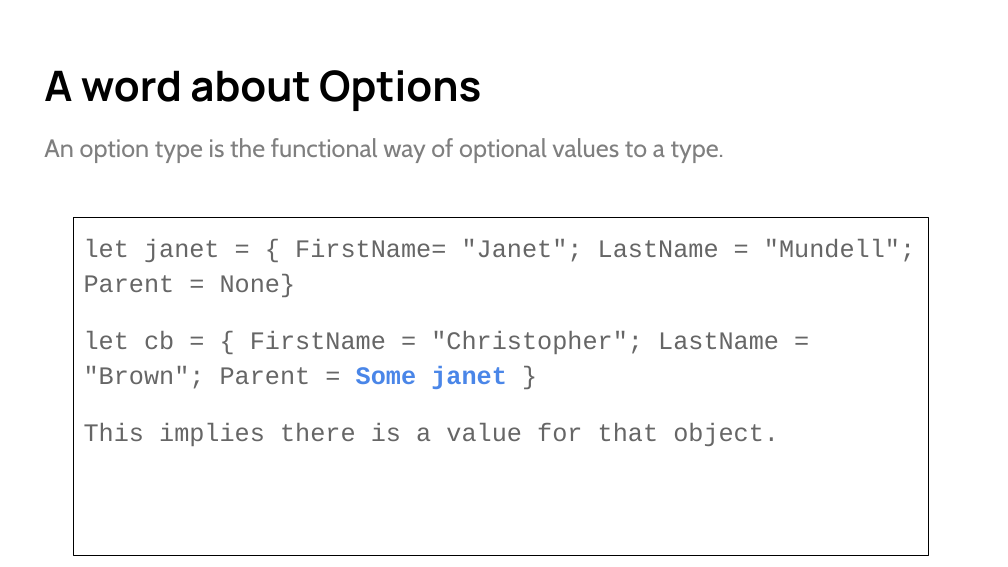
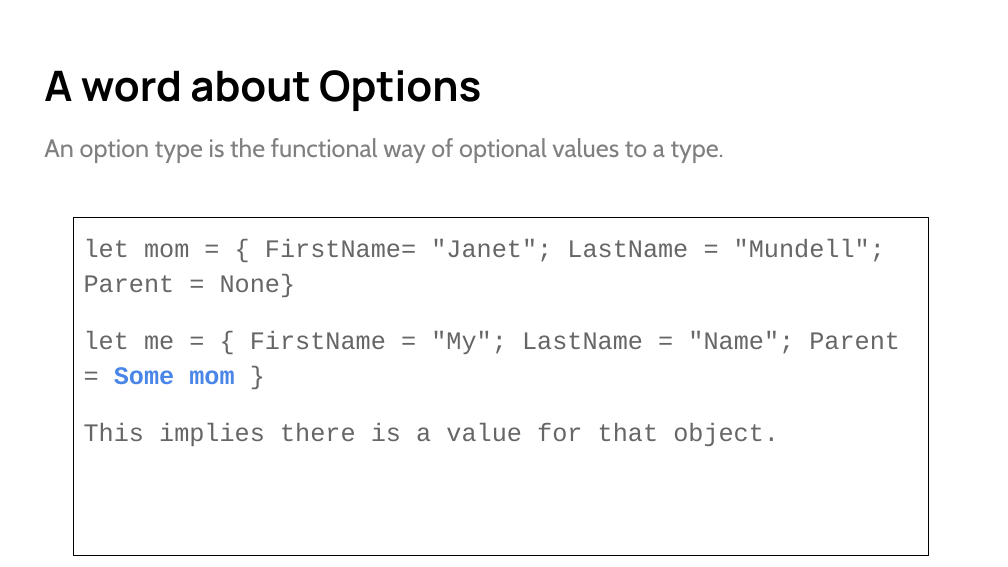
Before and after one commit to cmbrown1598/fsDemo, a slide deck: slide 46 of Intro to F# - Quick.pptx. Drawn at 1008x567 pixels with LibreOffice and Linux fonts; fonts in the diff are those of the drawing. Boxes give left, top, right and bottom in pixels: in the first picture for what was removed or moved away, otherwise in the second. Text is boxed around its words. In the diff, an @@ line names an element or a change of style, - is before the commit and + after.

```diff
--- a/Intro to F# - Quick.pptx
+++ b/Intro to F# - Quick.pptx
@@ text at (x1=84, y1=239, x2=900, y2=385): text changed @@
-let janet = { FirstName= "Janet"; LastName = "Mundell"; Parent = None}
-let cb = { FirstName = "Christopher"; LastName = "Brown"; Parent = Some janet }
+let mom = { FirstName= "Janet"; LastName = "Mundell"; Parent = None}
+let me = { FirstName = "My"; LastName = "Name"; Parent = Some mom }
```
Also in this commit, not shown: 13 other slides changed, 1 slide removed, 1 other file.
